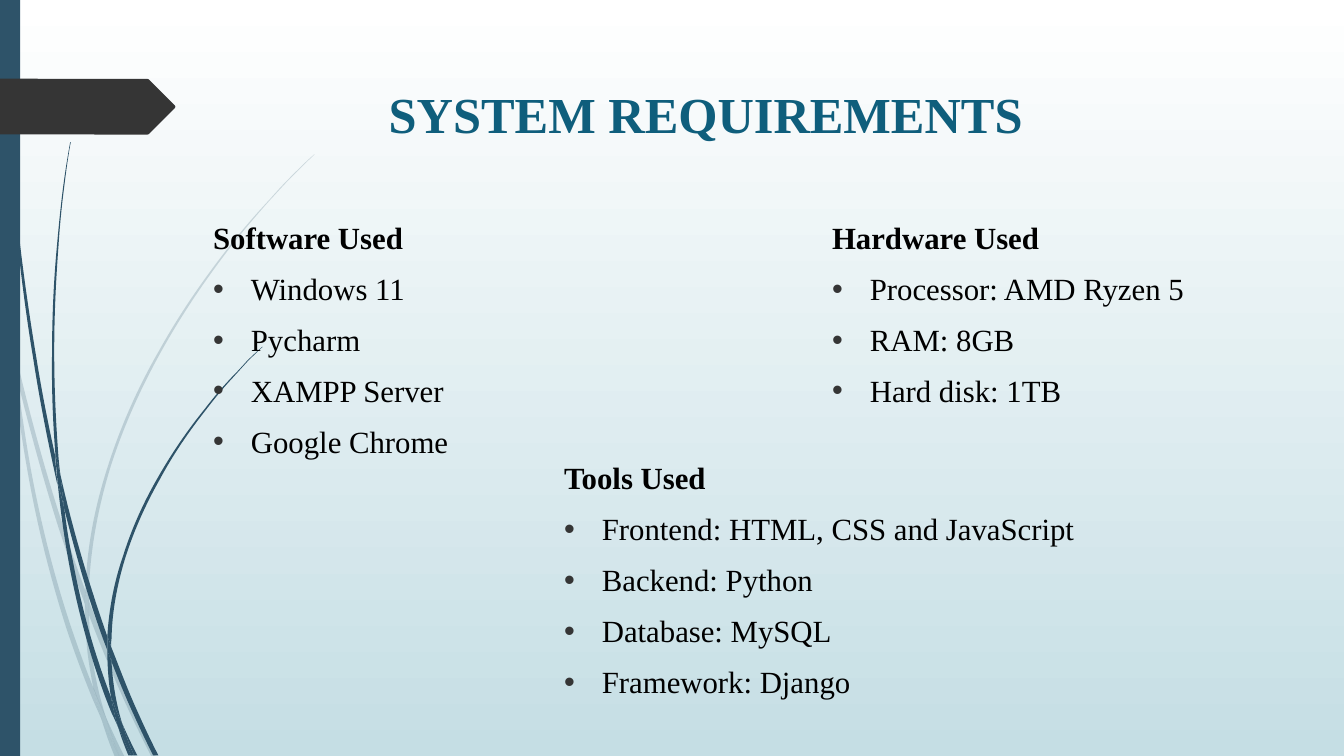
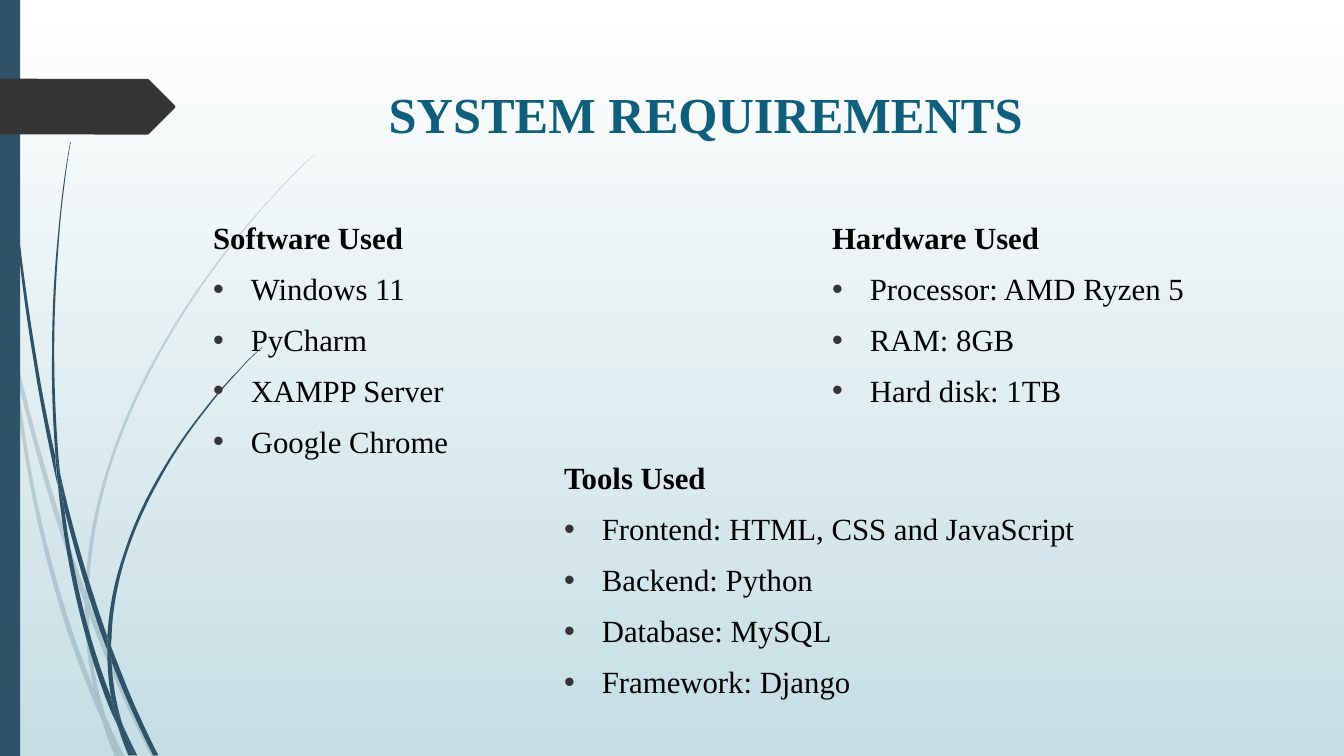
Before and after one commit to Harshith5S/VDP_Solutions, a slide deck: slide 6 of presentation.pptx. Drawn at 1344x756 pixels with LibreOffice and Linux fonts; fonts in the diff are those of the drawing. Boxes give left, top, right and bottom in pixels: in the first picture for what was removed or moved away, otherwise in the second. Text is boxed around its words. In the diff, an @@ line names an element or a change of style, - is before the commit and + after.

```diff
--- a/presentation.pptx
+++ b/presentation.pptx
@@ text at (251,329,367,357): text changed @@
-• Pycharm
+• PyCharm
```
Also in this commit, not shown: 3 other slides changed.
